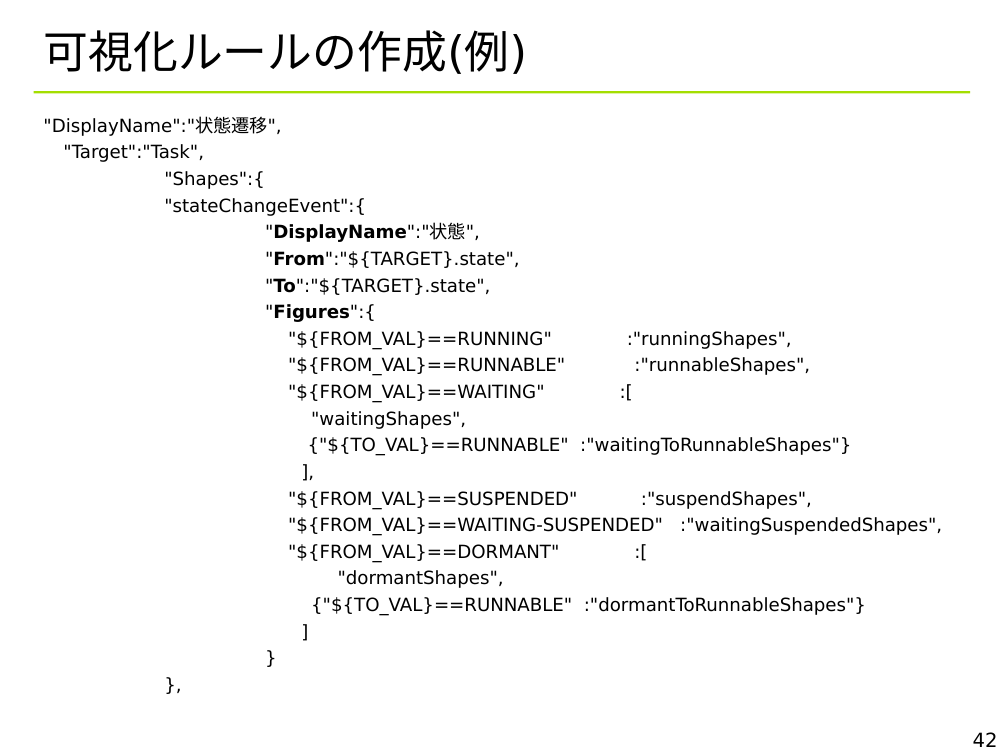
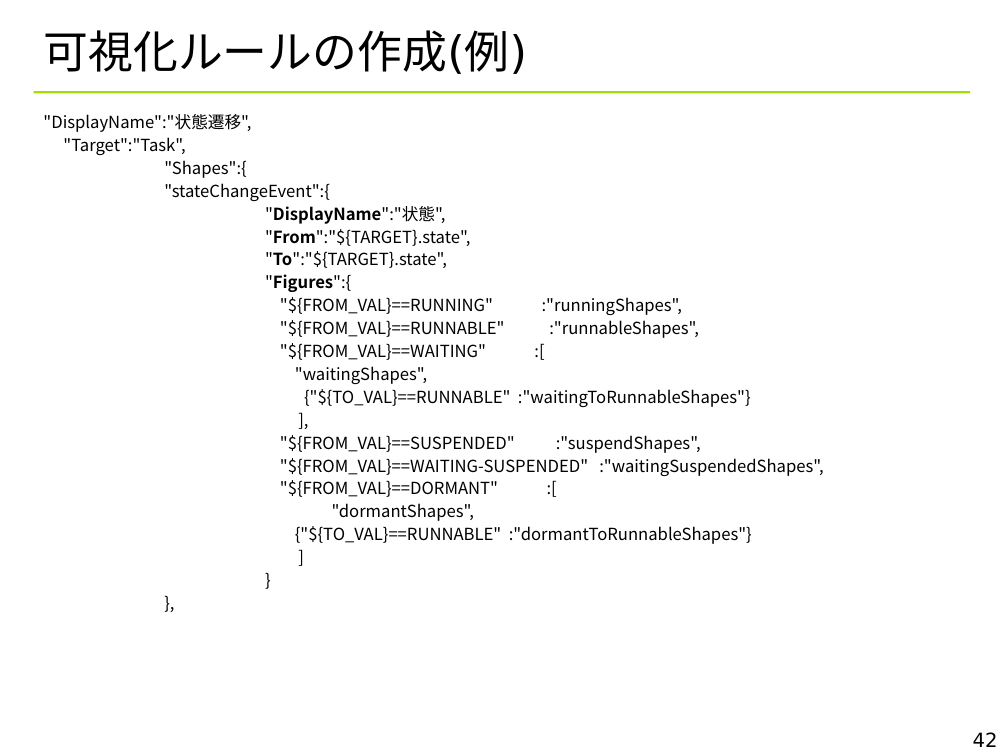
Before and after one commit to YixiaoLi/tlv4mc, a slide deck: slide 42 of doc/TLV_visualize_rules.ppt. Drawn at 1008x756 pixels with LibreOffice and Linux fonts; fonts in the diff are those of the drawing; background and template pictures are left out. Boxes give left, top, right and bottom in pixels: in the first picture for what was removed or moved away, otherwise in the second. Text is boxed around its words. In the diff, an @@ line names an element or a change of style, - is before the commit and + after.

```diff
--- a/doc/TLV_visualize_rules.ppt
+++ b/doc/TLV_visualize_rules.ppt
@@ text ""DisplayName":"状態遷移"," at <box>43,114,823,544</box>: size 12.9 to 11.9 pt, font DejaVu Sans to Noto Sans CJK JP; line spacing 1 to 0.9 @@
```
Also in this commit, not shown: 28 other slides changed, 10 other files.
